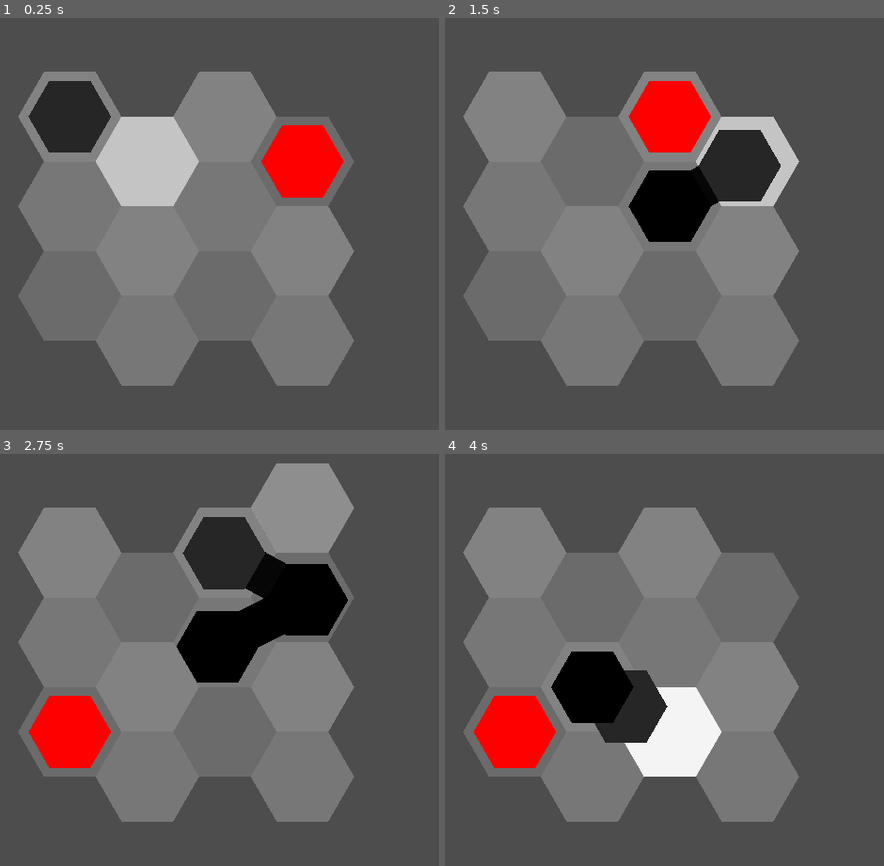
Above: before the commit, frames 1-4 (two rows, left to right).
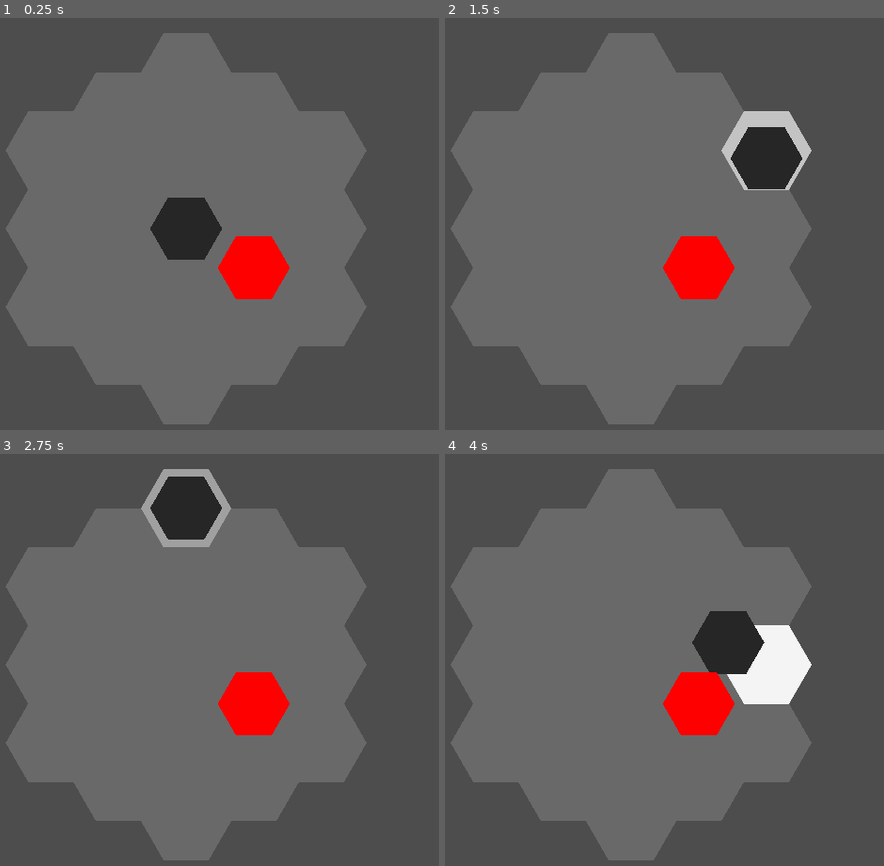
Above: after the commit, the same moments.

Repository: redpebble/sneksagon
Game: Godot game, scene res://scenes/map.tscn
Two runs of this game, one before a commit and one after it. Both use one fixed random seed, a clock stepped at 60 frames per second and the inputs below. Sound files missing from this copy of the repository are replaced by a short silence.
Inputs (mouse positions are in pixels of both pictures, inside the frame that each line leads up to):
- Up to frame 1 (0.25 s): no input
- Up to frame 2 (1.5 s): move the mouse to (756, 199) at 0.52 s; press the mouse at (756, 199) at 0.53 s; hold D (down_right) 0.53-1.28 s; move the mouse to (519, 256) at 1.27 s; release the mouse at (519, 256) at 1.28 s; hold S (down) from 1.28 s (still down); click (519, 256) at 1.35 s
- Up to frame 3 (2.75 s): move the mouse to (241, 540) at 2.02 s; release S (down) at 2.03 s; press the mouse at (241, 540) at 2.03 s; hold D (down_right) from 2.03 s (still down)
- Up to frame 4 (4 s): move the mouse to (603, 779) at 2.77 s; release D (down_right) at 2.78 s; release the mouse at (603, 779) at 2.78 s; hold W (up) 2.78-3.53 s; click (603, 779) at 2.85 s; move the mouse to (800, 750) at 3.52 s; press the mouse at (800, 750) at 3.53 s; hold A (down_left) from 3.53 s (still down)

The runs differ from the first frame. In frame 1, 37% of the frame differs, in the area x 1-84%, y 3-99%; in frame 2, 35%; in frame 3, 41%, in the area x 1-84%, y 2-99%; in frame 4, 37%.

Commit message:
Hexagon-shaped grid generation
Based on hexagons per side.
Scale changes based on what fits the screen best.

Diff:
--- a/scenes/hex/input_parser.gd
+++ b/scenes/hex/input_parser.gd
@@ -38,7 +38,7 @@
 func get_mouse_input_vector(from_pos : Vector2) -> Vector2:
 	var v = Vector2.ZERO
 	var mouse_pos = get_global_mouse_position()
-	var min_dist = MapManager.HEX_WIDTH * 0.2
+	var min_dist = MapManager.get_hex_width() * 0.2
 	if from_pos.distance_to(mouse_pos) > min_dist:
 		v = from_pos.direction_to(mouse_pos)
 	return v
--- a/scenes/hex/snake_hex.gd
+++ b/scenes/hex/snake_hex.gd
@@ -36,8 +36,8 @@
 	move_tween.tween_property(self, "global_position", initial_pos, duration * 0.5)
 	move_tween.finished.connect(_on_move_tween_finished)
 
-	var delay_inteval := 0.04
-	await get_tree().create_timer(delay_inteval).timeout
+	var delay_interval := 0.03
+	await get_tree().create_timer(delay_interval).timeout
 	if next_segment:
 		next_segment.chain_bump(grid_coords, amount, duration)
 
--- a/scenes/map.gd
+++ b/scenes/map.gd
@@ -3,20 +3,24 @@
 @export_range(0.0, 0.5, 0.05) var grid_contrast : float = 0.15
 @export_range(0.0, 1.0, 0.05) var grid_opacity : float = 0.3
 
+@onready var camera = $Camera2D
+
 var hex_scene = preload("res://scenes/hex/hex.tscn")
 
 func _ready() -> void:
 	MapManager.map_node = self
-	populate_grid()
+	#populate_grid()
+	generate_grid(3)
 
 func populate_grid():
 	var playfield : Vector2 = get_window().size * 0.6
-	var cols : int = floori(playfield.x / MapManager.HEX_WIDTH / MapManager.HEX_COL_RATIO)
-	var rows : int = floori(playfield.y / MapManager.HEX_WIDTH / MapManager.HEX_ROW_RATIO)
+	var cols : int = floori(playfield.x / MapManager.get_hex_width() / MapManager.HEX_COL_RATIO)
+	var rows : int = floori(playfield.y / MapManager.get_hex_width() / MapManager.HEX_ROW_RATIO)
 	var window_center : Vector2 = get_window().size * 0.5
 	var map_dimensions := Vector2i(cols, rows)
-	var map_size = (Vector2(map_dimensions) - Vector2(1.0, 0.5)) * Vector2(0.75, 0.866) * MapManager.HEX_WIDTH
+	var map_size = (Vector2(map_dimensions) - Vector2(1.0, 0.5)) * Vector2(0.75, 0.866) * MapManager.get_hex_width()
 	MapManager.grid_map_origin = window_center - (map_size * 0.5)
+	MapManager.hex_scale = MapManager.hex_scale
 
 	for i in map_dimensions.x:
 		for j in map_dimensions.y:
@@ -26,3 +30,26 @@
 			var color = Color.WHITE.darkened(d)
 			color.a = grid_opacity
 			MapManager.create_hex(hex_scene.instantiate(), Vector2(i, adjusted_j), color)
+
+
+func generate_grid(side_length : int):
+	var long_diagonal : int = (2 * side_length) - 1
+	var window_size : Vector2 = get_window().size
+	var playfield = window_size * 0.4
+	MapManager.grid_map_origin = window_size * 0.5
+	MapManager.hex_scale = playfield.x / long_diagonal
+
+	var grid_center_offset = Vector2(-side_length + 1, side_length - 1)
+
+	for j in long_diagonal:
+		var growth_amount = j
+		var i_shift = 0
+
+		if j > floori(long_diagonal * 0.5): # past the midway point
+			growth_amount = long_diagonal - growth_amount - 1
+			i_shift = j - side_length + 1
+
+		var line_length = side_length + growth_amount
+		for i in line_length:
+			var hex_coords = grid_center_offset + Vector2(i + i_shift, -j)
+			MapManager.create_hex(hex_scene.instantiate(), hex_coords, Color.DIM_GRAY)
--- a/scenes/singleton/highlighter.gd
+++ b/scenes/singleton/highlighter.gd
@@ -12,6 +12,9 @@
 	z_index = 1
 
 func _ready() -> void:
+	MapManager.hex_scale_changed.connect(_on_hex_scale_changed)
+
+func _on_hex_scale_changed():
 	MapManager.scale_to_hex_width(sprite, sprite.texture.get_width())
 
 func highlight_coords(coords : Vector2, show_highlight : bool) -> void:
--- a/scenes/singleton/map_manager.gd
+++ b/scenes/singleton/map_manager.gd
@@ -1,9 +1,9 @@
 extends Node
+
+signal hex_scale_changed(scale)
 
 const HEX_COL_RATIO = 0.75
 const HEX_ROW_RATIO = 0.866
-const HEX_SCALE: int = 55
-const HEX_WIDTH = 2 * HEX_SCALE
 
 var map_node: Node2D = null
 
@@ -12,6 +12,7 @@
 
 var valid_coords : Dictionary[Vector2, bool] = {} # there is no Set structure in GDScript
 var grid_map_origin := Vector2.ZERO
+var hex_scale: int = 60 : set = set_hex_scale
 
 var apple_scene = preload("res://scenes/hex/apple_hex.tscn")
 
@@ -24,18 +25,25 @@
 	"down_right" = Vector2.DOWN + Vector2.RIGHT
 }
 
+func set_hex_scale(_hex_scale):
+	hex_scale = _hex_scale
+	hex_scale_changed.emit()
+
 # use hex coordinates to get position in world
 func get_hex_world_position(coords : Vector2, offset : Vector2 = grid_map_origin) -> Vector2:
-	var x = 0.75 * HEX_WIDTH * coords.x
-	var y = 0.866 * HEX_WIDTH * (coords.y + 0.5 * coords.x)
+	var x = 0.75 * get_hex_width() * coords.x
+	var y = 0.866 * get_hex_width() * (coords.y + 0.5 * coords.x)
 	return Vector2(x, y) + offset
 
 # use world position to derive hex coordinates
 func get_hex_coords(world_position : Vector2) -> Vector2:
 	world_position -= grid_map_origin
-	var i = roundi(world_position.x / (0.75 * HEX_WIDTH))
-	var j = roundi(world_position.y / (0.866 * HEX_WIDTH) - 0.5 * i)
+	var i = roundi(world_position.x / (0.75 * get_hex_width()))
+	var j = roundi(world_position.y / (0.866 * get_hex_width()) - 0.5 * i)
 	return Vector2i(i, j)
+
+func get_hex_width() -> float:
+	return 2 * hex_scale
 
 func get_adjacent_hex_coords(coords : Vector2, direction : Vector2) -> Vector2:
 	match direction:
@@ -49,7 +57,7 @@
 
 func create_hex(hex_node: Hex, coords : Vector2, color : Color = Color.BLACK) -> Node2D:
 	hex_node.grid_coords = coords
-	hex_node.scale *= HEX_SCALE
+	hex_node.scale *= hex_scale
 	hex_node.position = get_hex_world_position(coords)
 	hex_node.modulate = color
 
@@ -128,4 +136,5 @@
 	if input_width == 0.0:
 		push_warning("Cannot calculate scale value from input of 0. Returning 1.0.")
 		return
-	node.scale = Vector2.ONE * HEX_WIDTH / input_width
+	print(get_hex_width())
+	node.scale = Vector2.ONE * get_hex_width() / input_width
